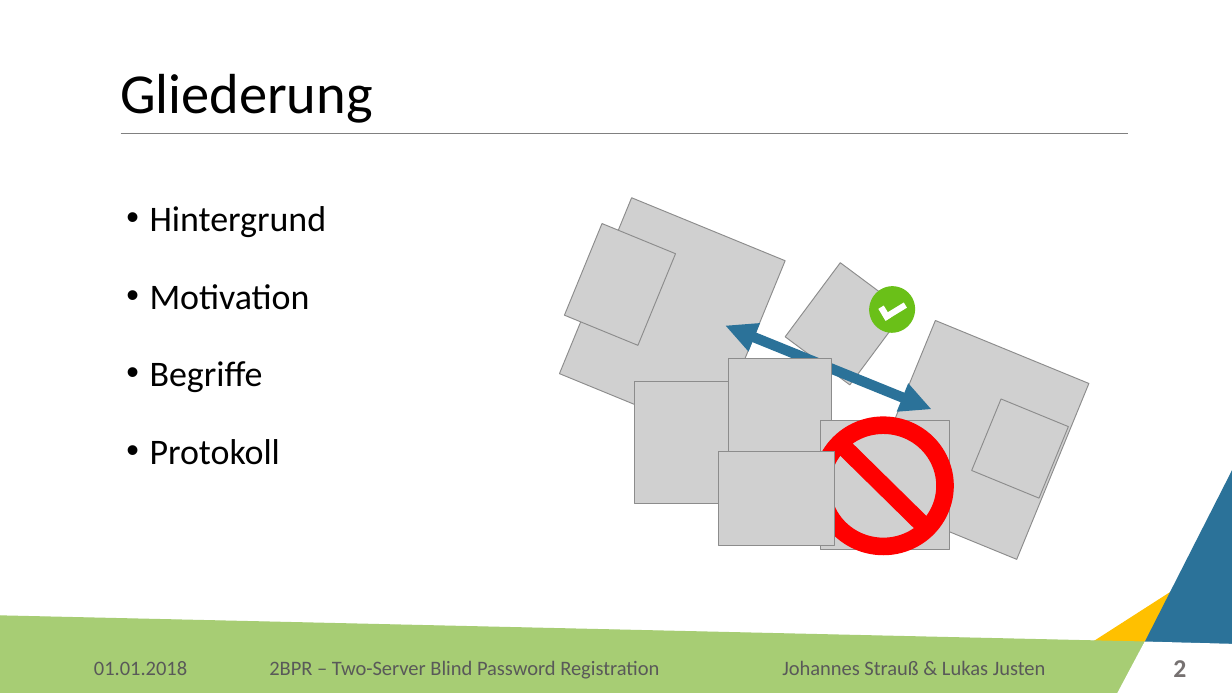
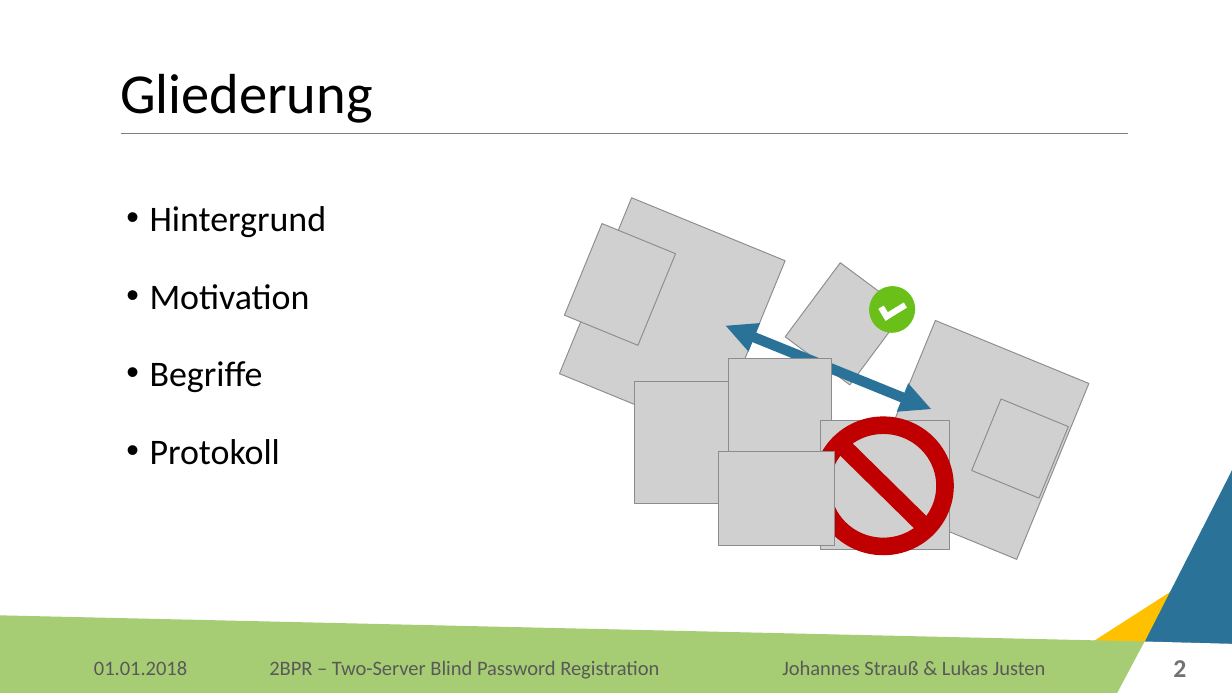
Before and after one commit to Lukas-Justen/IT-Security-2BPR, a slide deck: slide 2 of 2BPR.pptx. Drawn at 1232x693 pixels with LibreOffice and Linux fonts; fonts in the diff are those of the drawing; grey boxes stand for pictures; background and template pictures are left out. Boxes give left, top, right and bottom in pixels: in the first picture for what was removed or moved away, otherwise in the second. Text is boxed around its words. In the diff, an @@ line names an element or a change of style, - is before the commit and + after.

```diff
--- a/2BPR.pptx
+++ b/2BPR.pptx
@@ no-entry sign at (813, 417, 953, 555): fill #FF0000 to #C00000; outline #FF0000 1 pt to #C00000 1 pt @@
```
Also in this commit, not shown: 5 other slides changed, 9 slides added.
